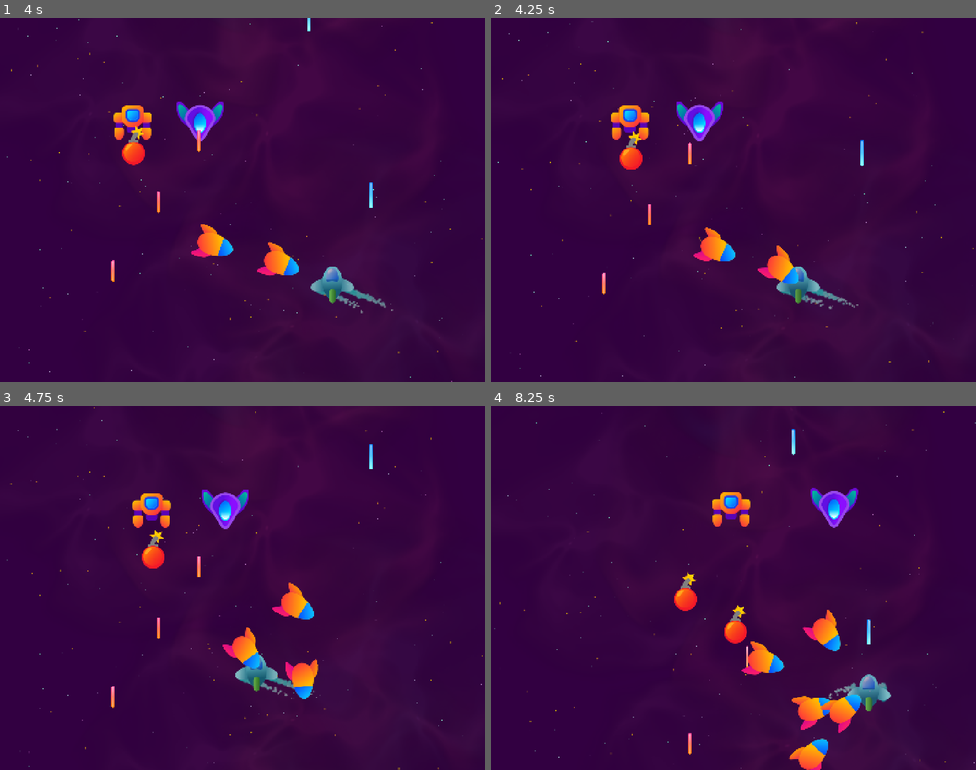
Above: before the commit, frames 1-4 (two rows, left to right).
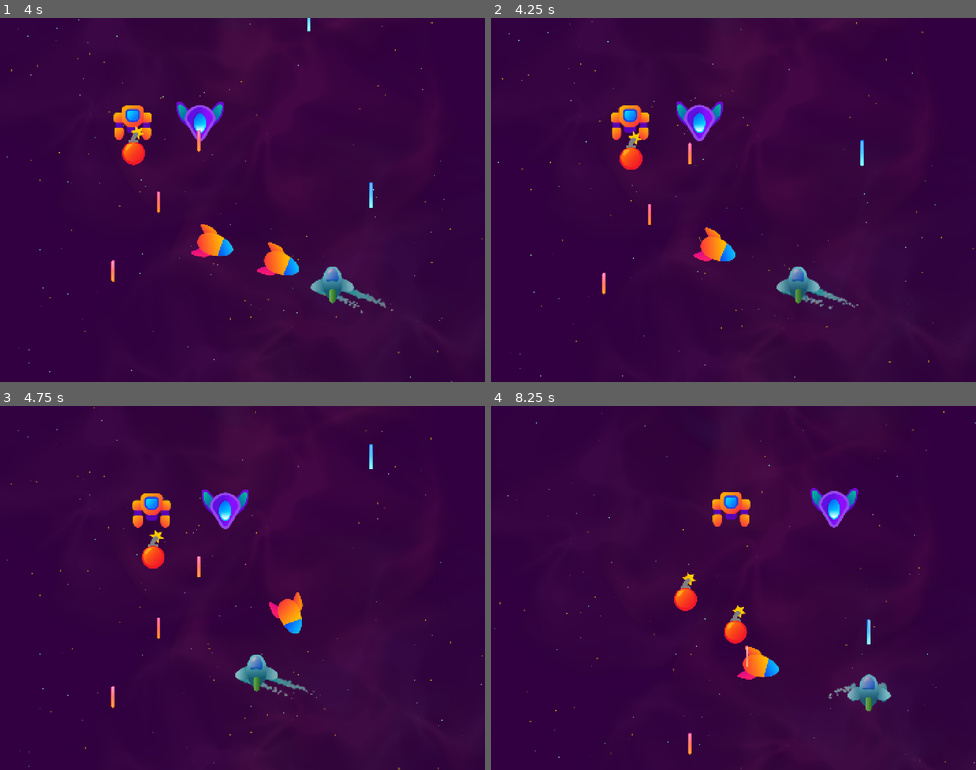
Above: after the commit, the same moments.

Repository: LHO-Developments/Godot-Projects
Game: Godot game, scene res://Scenes/Level/level.tscn
Two runs of this game, one before a commit and one after it. Both use one fixed random seed, a clock stepped at 60 frames per second and the inputs below. Sound files missing from this copy of the repository are replaced by a short silence.
Inputs:
- Up to frame 1 (4 s): hold D (right) 0.53-1.28 s; tap Space (shoot) at 0.6, 2.1, 3.6 s; hold S (down) 1.28-2.03 s; tap T (test) at 1.35, 2.85 s; hold D (right) 2.03-2.78 s; hold W (up) 2.78-3.53 s; hold A (left) from 3.53 s (still down)
- Up to frame 2 (4.25 s): keep holding A (left)
- Up to frame 3 (4.75 s): keep holding A (left); tap T (test) at 4.35 s
- Up to frame 4 (8.25 s): release A (left) at 5.03 s; hold S (down) 5.03-5.78 s; tap Space (shoot) at 5.1, 6.6, 8.1 s; hold D (right) 5.78-6.53 s; tap T (test) at 5.85, 7.35 s; hold W (up) 6.53-7.28 s; hold D (right) 7.28-8.03 s; hold S (down) from 8.03 s (still down)

Frame 1 is identical in both runs. In frame 2, 0.5% of the frame differs, in the area x 55-64%, y 62-73%; in frame 3, 1.5%; in frame 4, 2.4%, in the area x 50-77%, y 6-100%.

Commit message:
Add collision logic

Diff:
--- a/Space Ace/space-ace/Component/Hitbox/Hitbox.gd
+++ b/Space Ace/space-ace/Component/Hitbox/Hitbox.gd
@@ -4,10 +4,13 @@
 
 extends Area2D
 
-
+signal died(collided_with: Area2D)
 
 @onready var collision_shape_2d: CollisionShape2D = $CollisionShape2D
 
+@export var max_collisions: int = 1
+
+var _collisions_left: int = 0
 
 
 @export var collision_shape: Shape2D:
@@ -25,3 +28,16 @@
 # Called when the node enters the scene tree for the first time.
 func _ready() -> void:
 	apply_shape()
+	reset();
+
+
+func reset() -> void:
+	print(get_parent().name, " hitbox reset")
+	_collisions_left = max_collisions
+
+
+func _on_area_entered(area: Area2D) -> void:
+	_collisions_left -= 1
+	if _collisions_left <= 0:
+		print(get_parent().name, " hitbox died")
+		died.emit(area)
--- a/Space Ace/space-ace/Component/Hitbox/Hitbox.tscn
+++ b/Space Ace/space-ace/Component/Hitbox/Hitbox.tscn
@@ -4,5 +4,8 @@
 
 [node name="Hitbox" type="Area2D" unique_id=1733803325]
 script = ExtResource("1_ebqiu")
+max_collisions = null
 
 [node name="CollisionShape2D" type="CollisionShape2D" parent="." unique_id=722174758]
+
+[connection signal="area_entered" from="." to="." method="_on_area_entered"]
--- a/Space Ace/space-ace/Scenes/Enemy/EnemyBase.tscn
+++ b/Space Ace/space-ace/Scenes/Enemy/EnemyBase.tscn
@@ -14,3 +14,5 @@
 [node name="Shooter" parent="." unique_id=402735415 instance=ExtResource("2_klqhl")]
 
 [node name="Hitbox" parent="." unique_id=1733803325 instance=ExtResource("3_p26r3")]
+collision_layer = 2
+collision_mask = 9
--- a/Space Ace/space-ace/Scenes/Player/Player.tscn
+++ b/Space Ace/space-ace/Scenes/Player/Player.tscn
@@ -28,4 +28,5 @@
 projectile_scene = ExtResource("5_jmcll")
 
 [node name="Hitbox" parent="." unique_id=1733803325 instance=ExtResource("6_4wape")]
+collision_mask = 6
 collision_shape = SubResource("CircleShape2D_4wape")
--- a/Space Ace/space-ace/Scenes/Projectile/BaseProjectile.gd
+++ b/Space Ace/space-ace/Scenes/Projectile/BaseProjectile.gd
@@ -2,6 +2,7 @@
 class_name BaseProjectile
 
 @onready var life_timer: Timer = $LifeTimer
+@onready var hitbox: HitBox = $Hitbox
 
 
 var _mover: Mover
@@ -19,6 +20,7 @@
 	super()
 	life_timer.start()
 	_mover.setup_velocity()
+	hitbox.reset()
 
 
 
@@ -29,3 +31,7 @@
 func _on_screen_notifier_screen_exited() -> void:
 	if visible:
 		deactivate()
+
+
+func _on_hitbox_died(collided_with: Area2D) -> void:
+	deactivate()
--- a/Space Ace/space-ace/Scenes/Projectile/BaseProjectile.tscn
+++ b/Space Ace/space-ace/Scenes/Projectile/BaseProjectile.tscn
@@ -15,6 +15,10 @@
 one_shot = true
 
 [node name="Hitbox" parent="." unique_id=1733803325 instance=ExtResource("2_2nmit")]
+collision_layer = 20
+collision_mask = 9
+max_collisions = 1
 
 [connection signal="screen_exited" from="ScreenNotifier" to="." method="_on_screen_notifier_screen_exited"]
 [connection signal="timeout" from="LifeTimer" to="." method="_on_life_timer_timeout"]
+[connection signal="died" from="Hitbox" to="." method="_on_hitbox_died"]
--- a/Space Ace/space-ace/Scenes/Projectile/EnemyLaser.tscn
+++ b/Space Ace/space-ace/Scenes/Projectile/EnemyLaser.tscn
@@ -22,4 +22,6 @@
 direction = Vector2(0, 1)
 
 [node name="Hitbox" parent="." index="4" unique_id=1733803325]
+collision_layer = 4
+collision_mask = 1
 collision_shape = SubResource("CapsuleShape2D_10ohv")
--- a/Space Ace/space-ace/Scenes/Projectile/PlayerLaser.tscn
+++ b/Space Ace/space-ace/Scenes/Projectile/PlayerLaser.tscn
@@ -25,4 +25,6 @@
 direction = Vector2(0, -1)
 
 [node name="Hitbox" parent="." index="4" unique_id=1733803325]
+collision_layer = 8
+collision_mask = 18
 collision_shape = SubResource("CapsuleShape2D_0fhu1")
--- a/Space Ace/space-ace/project.godot
+++ b/Space Ace/space-ace/project.godot
@@ -63,6 +63,14 @@
 ]
 }
 
+[layer_names]
+
+2d_physics/layer_1="player"
+2d_physics/layer_2="enemy"
+2d_physics/layer_3="enemy_bullet"
+2d_physics/layer_4="player_bullet"
+2d_physics/layer_5="enemy_bomb"
+
 [physics]
 
 3d/physics_engine="Jolt Physics"
